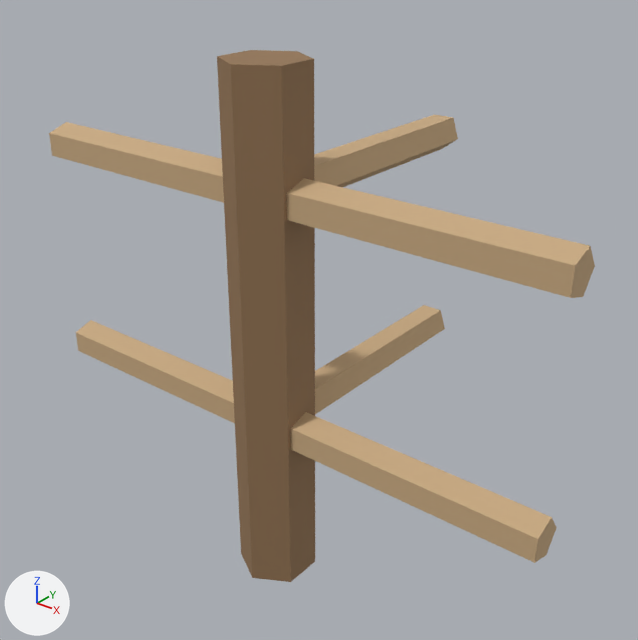
A saved change to the glTF model assets/3d/models/pen_fence_0b.glb.
Before and after are seen from a 50 mm camera at (0.863, -0.957, 1.111) aimed at (-0.033, 0.163, 0.417). The lights are fixed; the arrows at lower left show +X, +Y and +Z. The picture after the commit comes second. Vertices at exactly the same position are counted once.

Objects in the first picture: 'pen_fence_0b'.
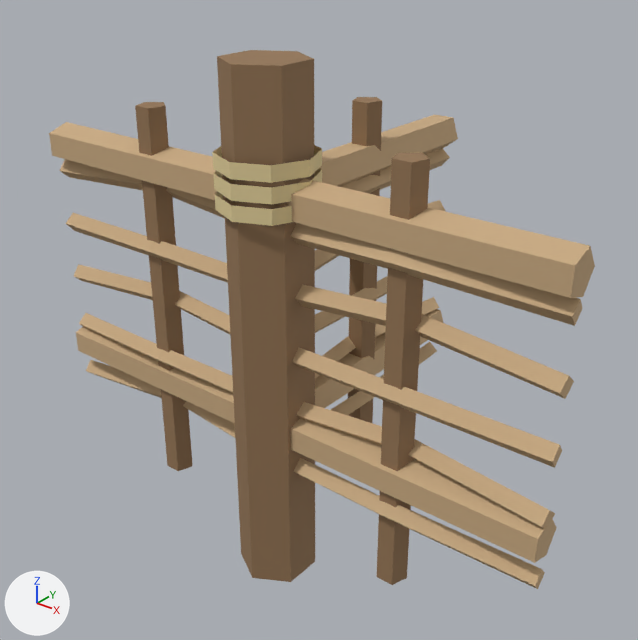
What differs and where, as boxes [x1, y1, x2, y2] in the pictures (638 x 640 px):
'pen_fence_0b', reshaped
    before: [49, 50, 595, 582]
    after: [49, 50, 595, 589]
part 1 of me_pen_fence_0b, added (brown)
    after: [347, 97, 382, 423]
part 2 of me_pen_fence_0b, added (brown)
    after: [377, 152, 430, 585]
part 3 of me_pen_fence_0b, added (brown)
    after: [135, 102, 193, 471]
part 4 of me_pen_fence_0b, added (beige)
    after: [60, 145, 583, 589]

Edits to the bpy script that builds the scene:
```text
Add mat_thatch:
    mat_thatch = principled_material('thatch')
    mat_thatch.base_color = (0.78, 0.64, 0.33)  # beige #e5d19b
    mat_thatch.roughness = 0.85
Change me_pen_fence_0b:
    used by ob_pen_fence_0b; location = (0.0, 0.0, 0.0)
    remove me_pen_fence_0b.from_pydata(...)  # 70 vertices, 116 faces; spans x -0.5..0.5, y -0.07..0.5, z 0.0..0.9
    add me_pen_fence_0b.from_pydata(...)  # 328 vertices, 512 faces; spans x -0.501..0.501, y -0.081..0.501, z 0.0..0.9
    me_pen_fence_0b part 1: a new loose piece, a 5-sided cylinder along z spanning x -0.025..0.025, y 0.229..0.276, z 0.1..0.8, in mat_trunk (brown #957655)
    me_pen_fence_0b part 2: a new loose piece, a 5-sided cylinder along z spanning x 0.225..0.275, y -0.021..0.026, z 0.1..0.8, in mat_trunk (brown #957655)
    me_pen_fence_0b part 3: a new loose piece, a 5-sided cylinder along z spanning x -0.275..-0.225, y -0.021..0.026, z 0.1..0.8, in mat_trunk (brown #957655)
    me_pen_fence_0b part 4: 228 vertices added at x -0.501..0.501, y -0.081..0.501, z 0.212..0.767
    add me_pen_fence_0b.materials.append(mat_thatch)  # beige #e5d19b
```
